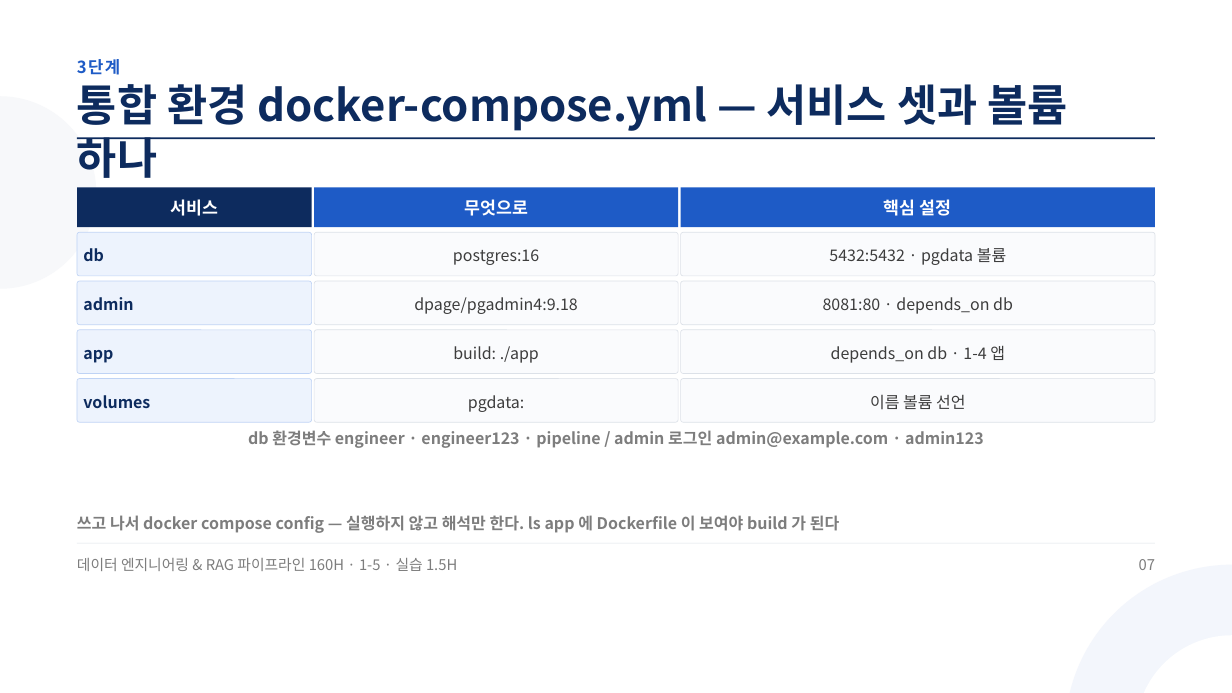
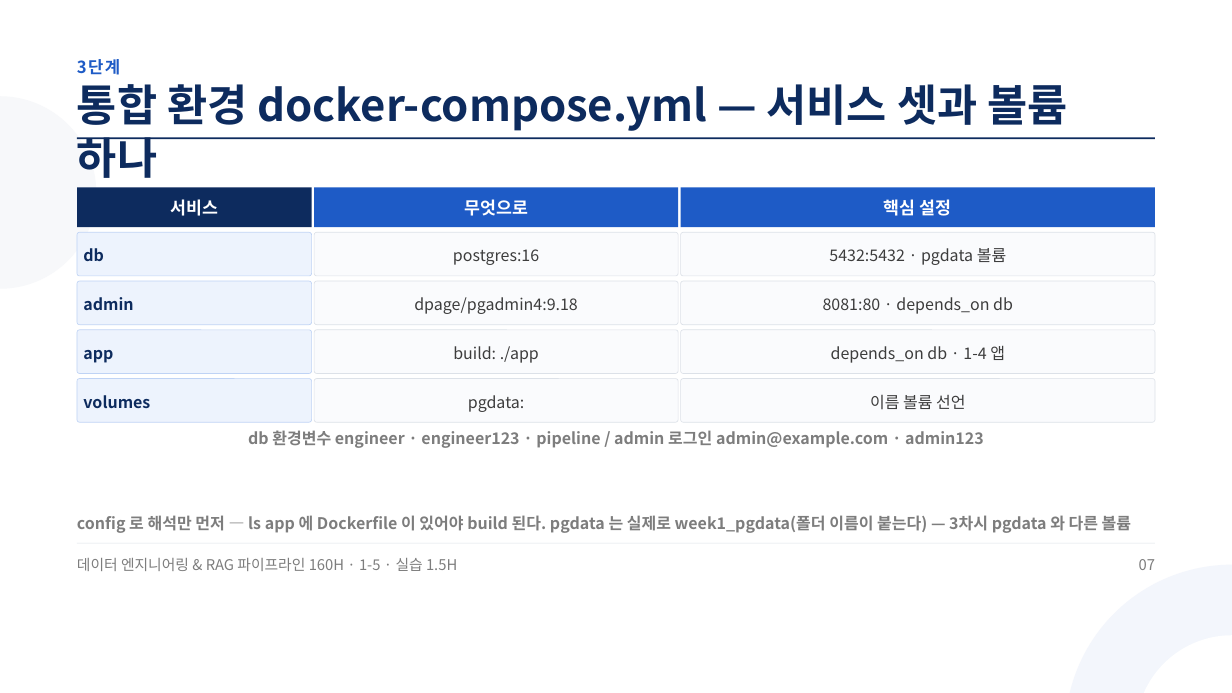
Before and after one commit to aebonlee/materials, a slide deck: slide 7 of data-eng/decks/w1d5s2.pptx. Drawn at 1232x693 pixels with LibreOffice and Linux fonts; fonts in the diff are those of the drawing. Boxes give left, top, right and bottom in pixels: in the first picture for what was removed or moved away, otherwise in the second. Text is boxed around its words. In the diff, an @@ line names an element or a change of style, - is before the commit and + after.

```diff
--- a/data-eng/decks/w1d5s2.pptx
+++ b/data-eng/decks/w1d5s2.pptx
@@ text at (77,515,1131,533): text changed @@
-쓰고 나서 docker compose config — 실행하지 않고 해석만 한다. ls app 에 Dockerfile 이 보여야 build 가 된다
+config 로 해석만 먼저 — ls app 에 Dockerfile 이 있어야 build 된다. pgdata 는 실제로 week1_pgdata(폴더 이름이 붙는다) — 3차시 pgdata 와 다른 볼륨
```
Also in this commit, not shown: 1 other slide changed, 9 other files.
